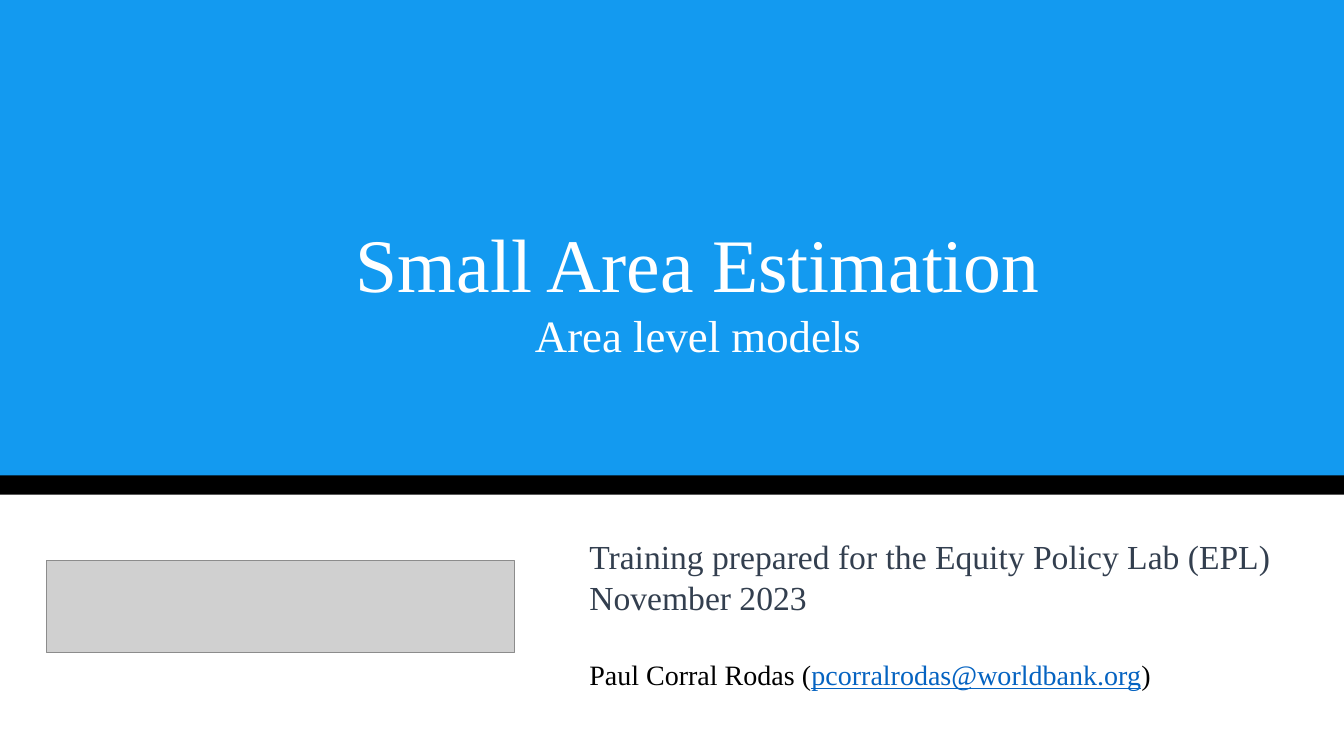
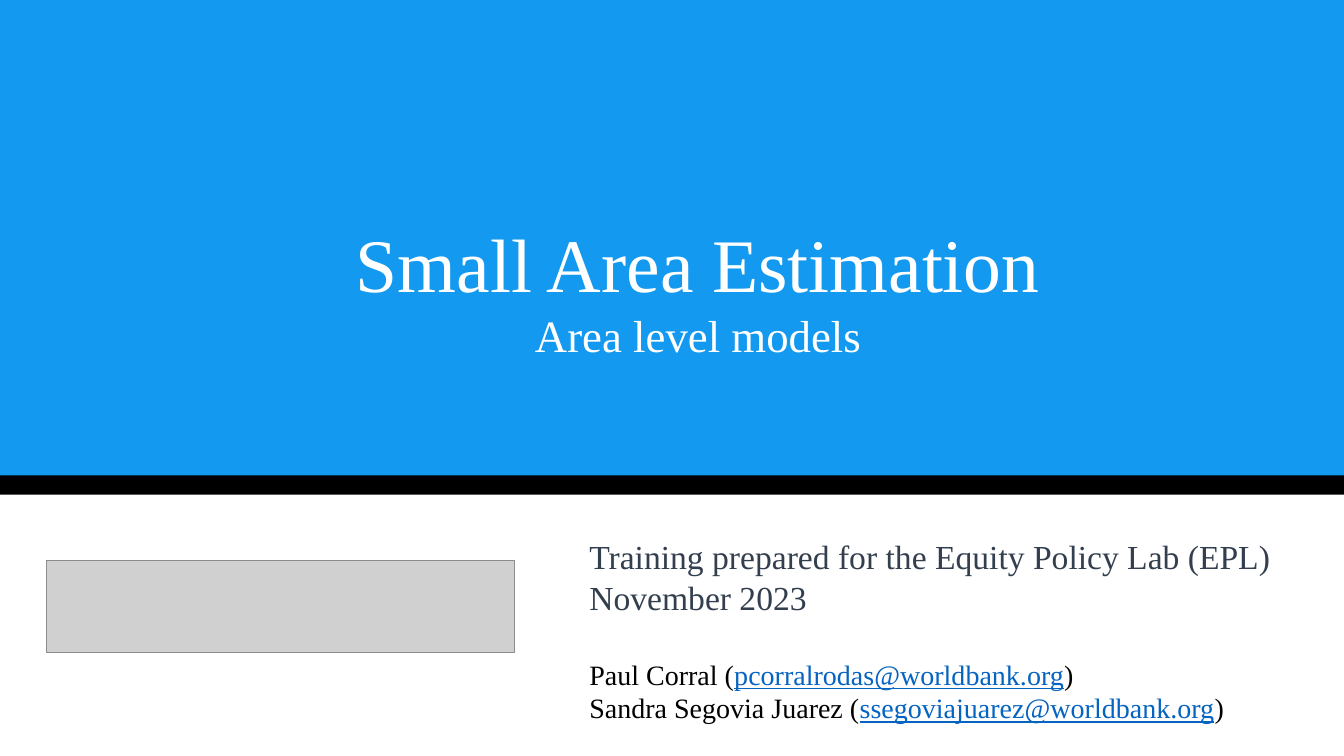
Before and after one commit to pcorralrodas/wb_sae_training, a slide deck: slide 1 of 03.Presentations/SAE_Areal_level.pptx. Drawn at 1344x756 pixels with LibreOffice and Linux fonts; fonts in the diff are those of the drawing; grey boxes stand for pictures. Boxes give left, top, right and bottom in pixels: in the first picture for what was removed or moved away, otherwise in the second. Text is boxed around its words. In the diff, an @@ line names an element or a change of style, - is before the commit and + after.

```diff
--- a/03.Presentations/SAE_Areal_level.pptx
+++ b/03.Presentations/SAE_Areal_level.pptx
@@ text at [589, 665, 1224, 724]: text changed @@
-Paul Corral Rodas (pcorralrodas@worldbank.org)
+Paul Corral (pcorralrodas@worldbank.org)
+Sandra Segovia Juarez (ssegoviajuarez@worldbank.org)
```
Also in this commit, not shown: 7 other slides changed, 1 slide added, 2 slides removed, 3 other files.
